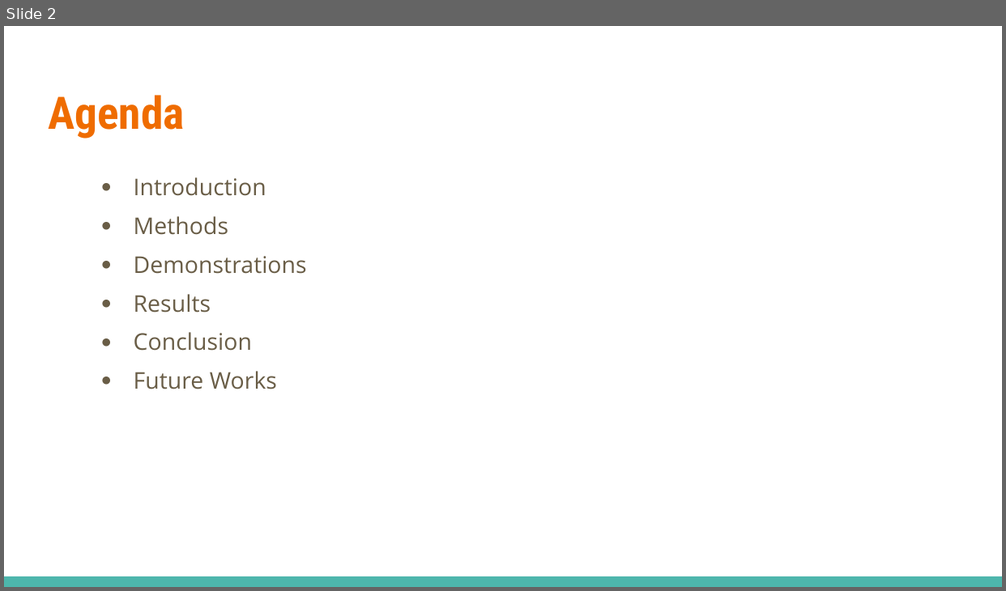
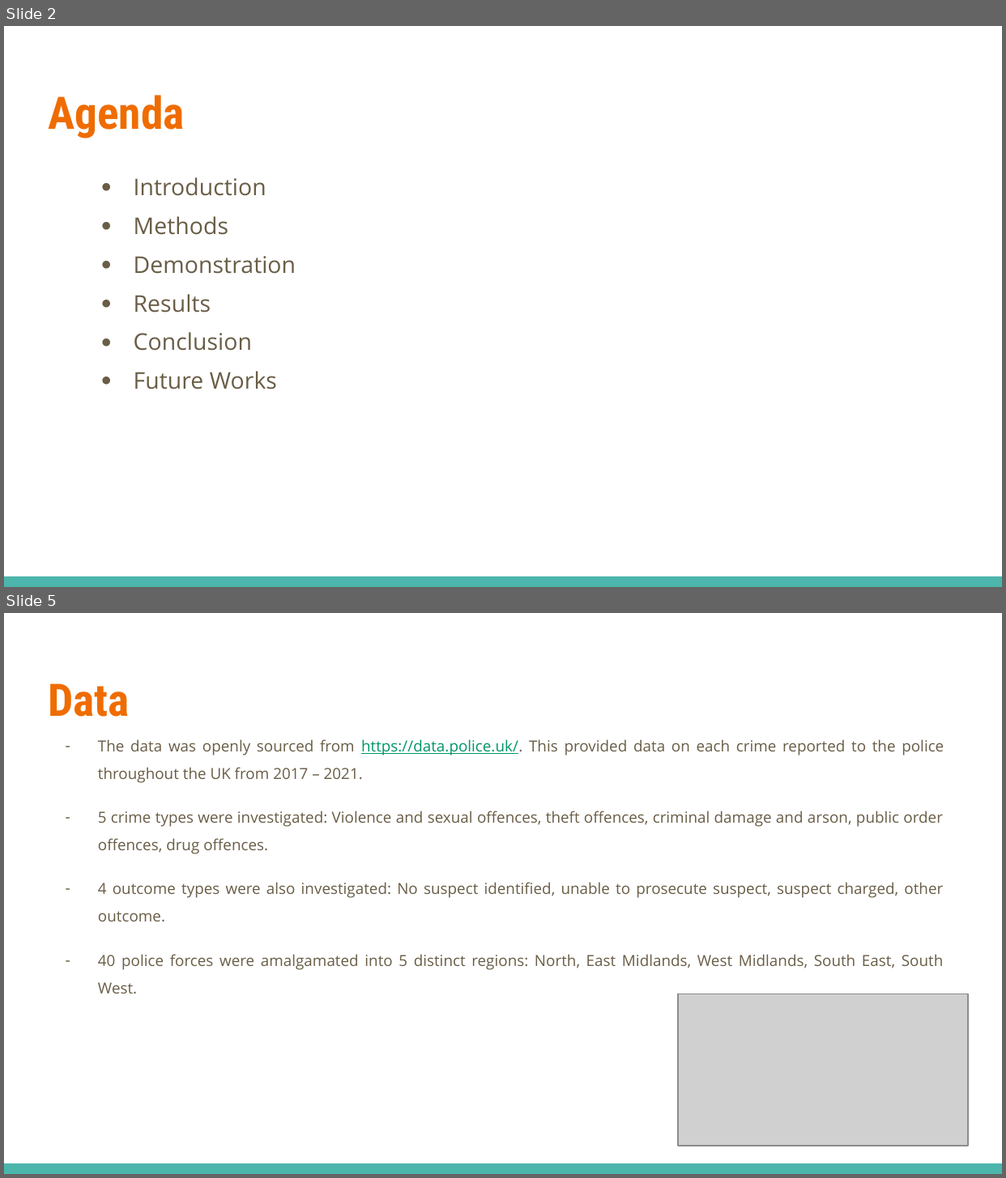
Before and after one commit to elliot-linsey/QMUL, a slide deck: EOY Project/Presentation.pptx. Shown one above the other, each under a label of ours: slide 2 before the commit, slides 2 and 5 after it; the slides between them are not shown. The pictures are 1006x591 and 1006x1178 pixels, drawn with LibreOffice and Linux fonts; fonts in the diff are those of the drawing; grey boxes stand for pictures. Boxes give left, top, right and bottom in pixels: in the first picture for what was removed or moved away, otherwise in the second. Text is boxed around its words. In the diff, an @@ line names an element or a change of style, - is before the commit and + after.

```diff
--- a/EOY Project/Presentation.pptx
+++ b/EOY Project/Presentation.pptx
@@ slide 5 added at (4,613,1002,1174), background #FFFFFF; not listed: 1 template element that a slide beside it also shows @@
@@ title added at (48,683,130,717), 32.4 pt, text #EF6C00, bold @@
+Data
@@ text added at (98,739,944,995), 11 pt, text #695D46 @@
+– The data was openly sourced from https://data.police.uk/. This provided data on each crime reported to the police throughout the UK from 2017 – 2021.
+– 5 crime types were investigated: Violence and sexual offences, theft offences, criminal damage and arson, public order offences, drug offences.
+– 4 outcome types were also investigated: No suspect identified, unable to prosecute suspect, suspect charged, other outcome.
+– 40 police forces were amalgamated into 5 distinct regions: North, East Midlands, West Midlands, South East, South West.
@@ picture added at (678,995,968,1146) @@
@@ slide 2 changed as well @@
@@ text at (134,256,296,274): text changed @@
-● Demonstrations
+● Demonstration
```
Also in this commit, not shown: 1 other slide changed, 7 other slides added, 1 slide removed.
